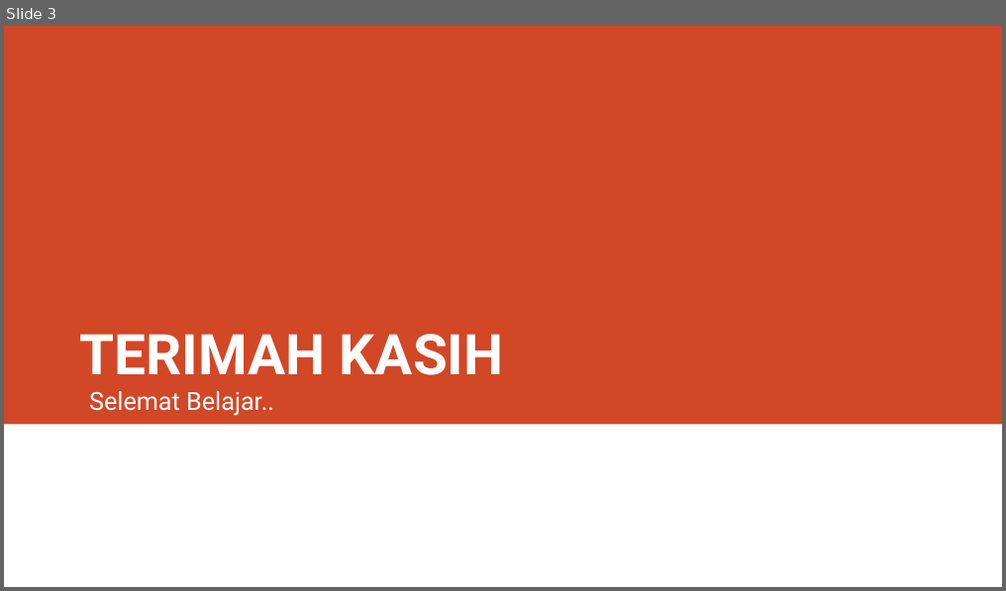
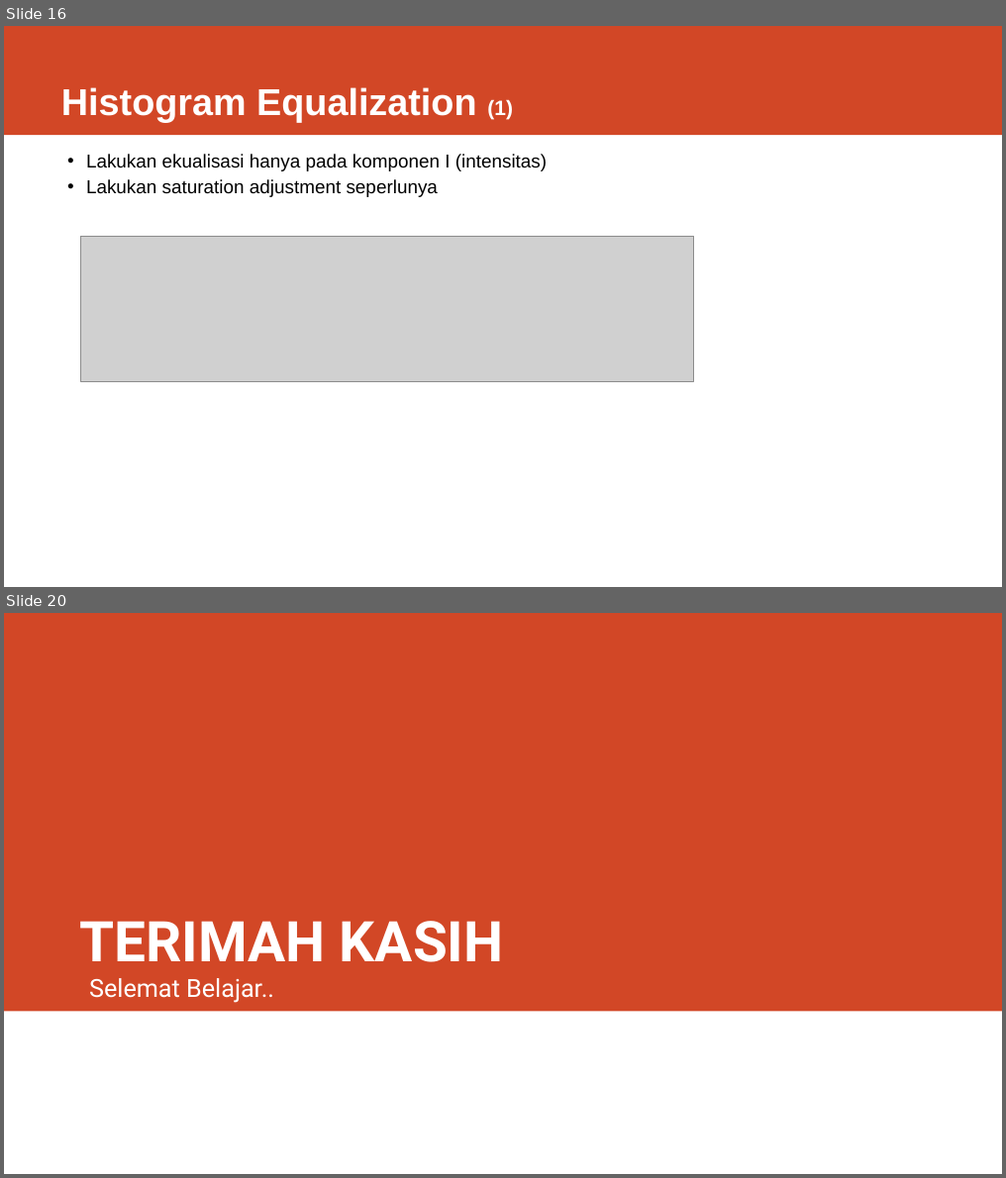
Before and after one commit to rizalarfani/Pengolahan-Citra-Digital-PCD-, a slide deck: Materi/Matriks.pptx. Shown one above the other, each under a label of ours: slide 3 before the commit, slides 16 and 20 after it; the slides between them are not shown. The pictures are 1006x591 and 1006x1178 pixels, drawn with LibreOffice and Linux fonts; fonts in the diff are those of the drawing; grey boxes stand for pictures. Boxes give left, top, right and bottom in pixels: in the first picture for what was removed or moved away, otherwise in the second. Text is boxed around its words. In the diff, an @@ line names an element or a change of style, - is before the commit and + after.

```diff
--- a/Materi/Matriks.pptx
+++ b/Materi/Matriks.pptx
@@ slide 16 added at bbox=[4, 26, 1002, 587], background #FFFFFF @@
@@ rectangle added at bbox=[4, 26, 1002, 135], fill #D24726 @@
@@ title added at bbox=[61, 87, 513, 122], 36 pt, text #FFFFFF, bold @@
+Histogram Equalization (1)
@@ text added at bbox=[86, 154, 547, 197], 18 pt, text #000000 @@
+• Lakukan ekualisasi hanya pada komponen I (intensitas)
+• Lakukan saturation adjustment seperlunya
@@ picture added at bbox=[80, 236, 694, 381] @@
@@ what was slide 3 is now slide 20 @@
```
Also in this commit, not shown: 1 slide changed, 17 other slides added, 1 slide removed, 2 other files.
